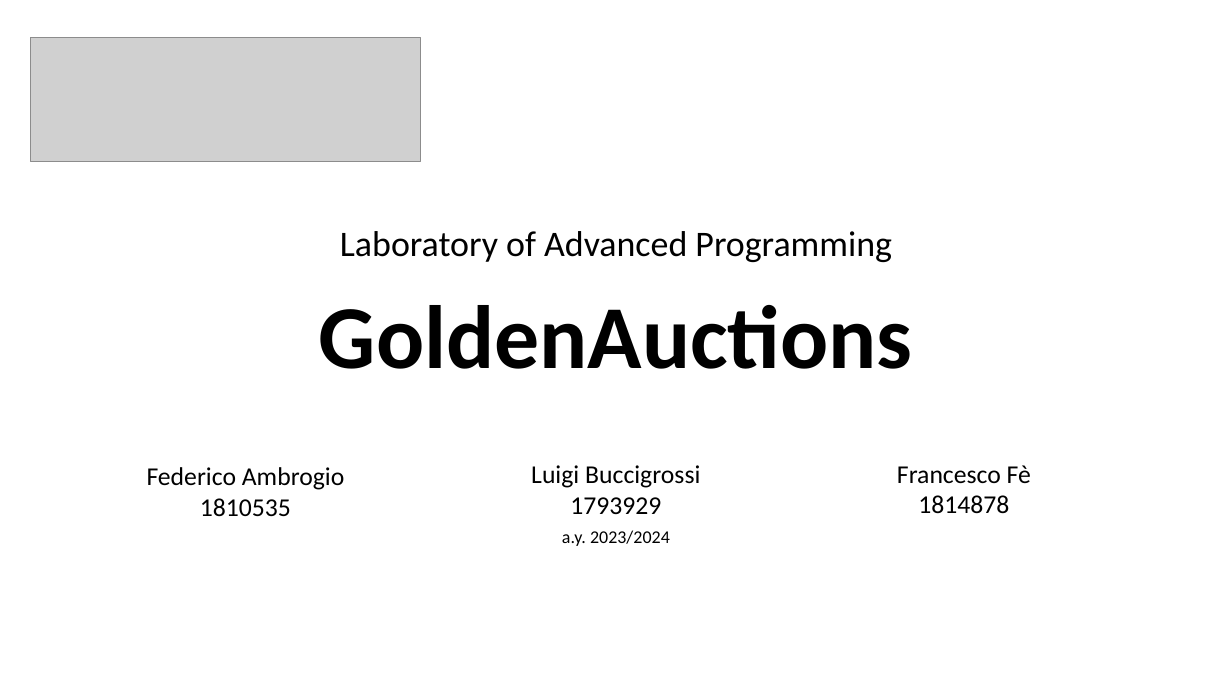
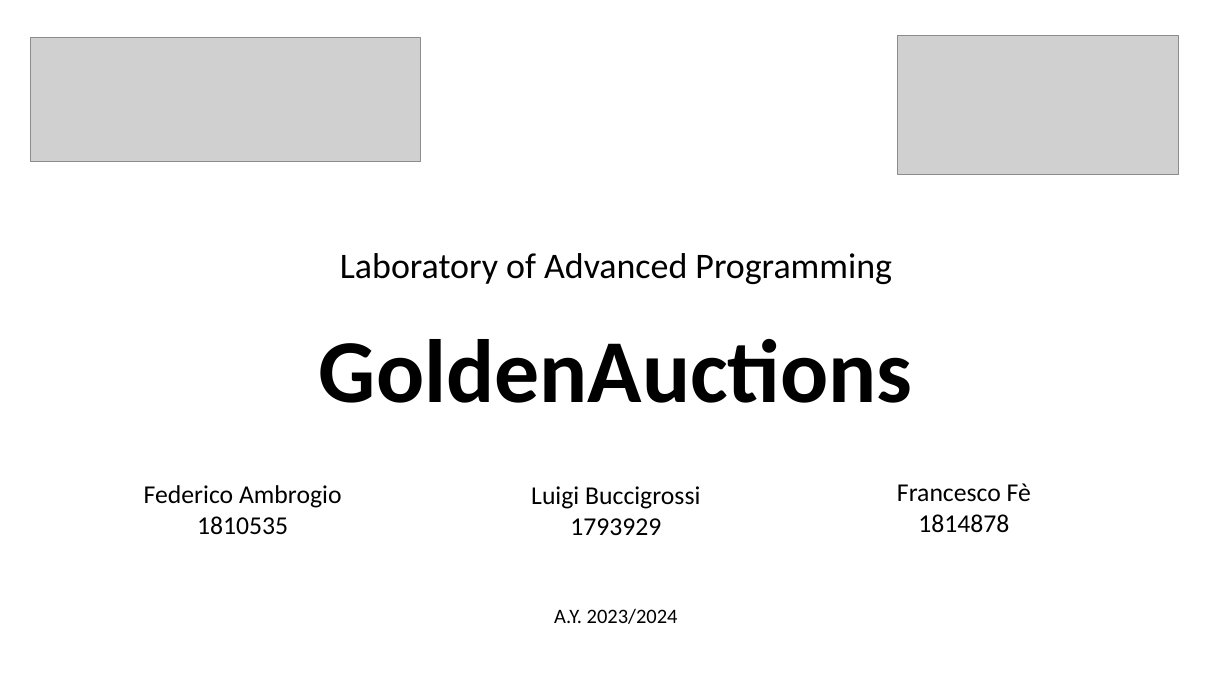
Before and after one commit to Francesco10998/Lab_Project, a slide deck: slide 1 of Documentation/Golden Auctions.pptx. Drawn at 1232x693 pixels with LibreOffice and Linux fonts; fonts in the diff are those of the drawing; grey boxes stand for pictures. Boxes give left, top, right and bottom in pixels: in the first picture for what was removed or moved away, otherwise in the second. Text is boxed around its words. In the diff, an @@ line names an element or a change of style, - is before the commit and + after.

```diff
--- a/Documentation/Golden Auctions.pptx
+++ b/Documentation/Golden Auctions.pptx
@@ picture added at <box>897,35,1178,175</box> @@
@@ title "GoldenAuctions": place and size @@
-title "GoldenAuctions" at <box>319,305,913,369</box>
+title "GoldenAuctions" at <box>319,339,913,403</box>
@@ text "Laboratory of Advanced Programming": place and size @@
-text "Laboratory of Advanced Programming" at <box>340,231,892,262</box>
+text "Laboratory of Advanced Programming" at <box>340,253,892,284</box>
@@ text "Federico Ambrogio 1810535": place and size @@
-text "Federico Ambrogio 1810535" at <box>147,467,345,517</box>
+text "Federico Ambrogio 1810535" at <box>144,485,342,535</box>
@@ text "Luigi Buccigrossi": place and size @@
-text "Luigi Buccigrossi" at <box>531,465,700,514</box>
+text "Luigi Buccigrossi" at <box>531,486,700,535</box>
@@ text "Francesco Fè 1814878": place and size @@
-text "Francesco Fè 1814878" at <box>897,465,1031,514</box>
+text "Francesco Fè 1814878" at <box>897,483,1031,533</box>
@@ text at <box>554,608,678,624</box>: text changed; size 14 to 16 pt @@
-a.y. 2023/2024
+A.Y. 2023/2024
```
Also in this commit, not shown: 5 other slides changed.
